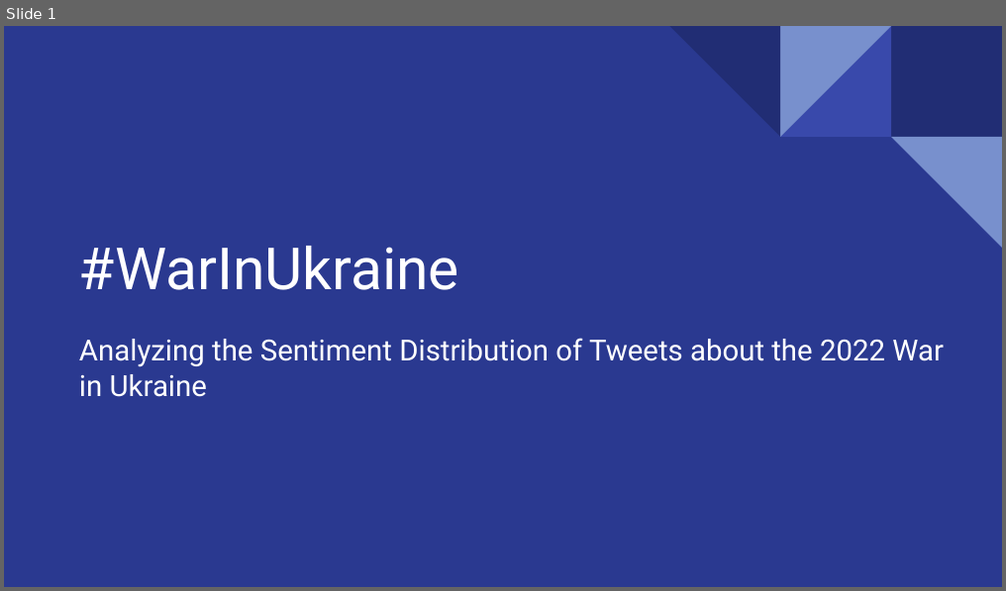
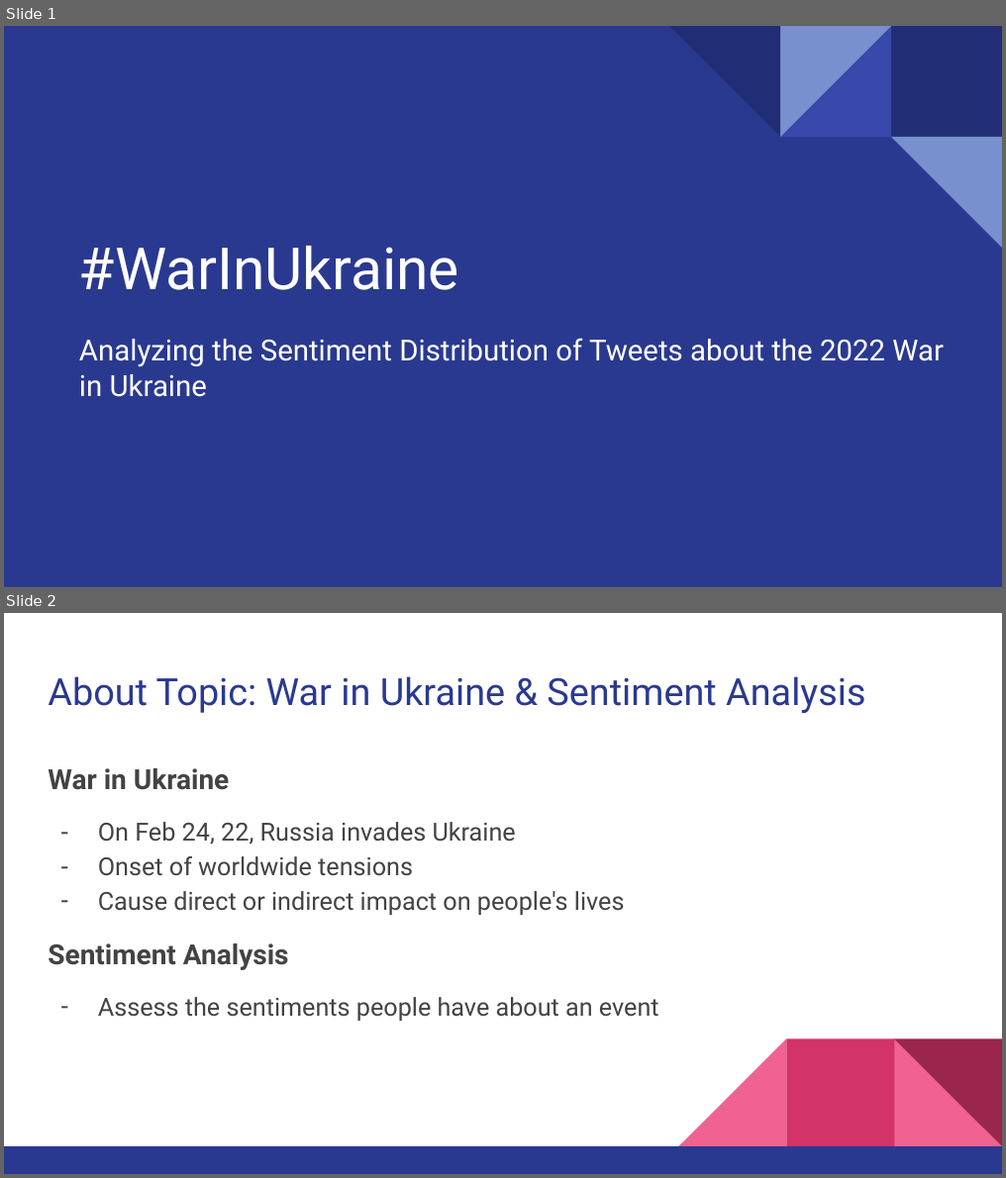
Before and after one commit to aduchini/Final_project, a slide deck: Presentation_WarInUkraine.pptx. Shown one above the other, each under a label of ours: slide 1 before the commit, slides 1 and 2 after it. The pictures are 1006x591 and 1006x1178 pixels, drawn with LibreOffice and Linux fonts; fonts in the diff are those of the drawing. Boxes give left, top, right and bottom in pixels: in the first picture for what was removed or moved away, otherwise in the second. Text is boxed around its words. In the diff, an @@ line names an element or a change of style, - is before the commit and + after.

```diff
--- a/Presentation_WarInUkraine.pptx
+++ b/Presentation_WarInUkraine.pptx
@@ slide 2 added at [4, 613, 1002, 1174], background #FFFFFF @@
@@ title added at [48, 676, 865, 713], 27 pt, text #2A3990 @@
+About Topic: War in Ukraine & Sentiment Analysis
@@ text added at [48, 768, 659, 1021], 18 pt, text #434343 @@
+War in Ukraine
+– On Feb 24, 22, Russia invades Ukraine
+– Onset of worldwide tensions
+– Cause direct or indirect impact on people's lives
+Sentiment Analysis
+– Assess the sentiments people have about an event
@@ group added at [4, 1039, 1002, 1174]: 3 right triangles, 2 rectangles @@
```
Also in this commit, not shown: 7 slides changed, 17 other slides added, 4 slides removed, 3 other files.
